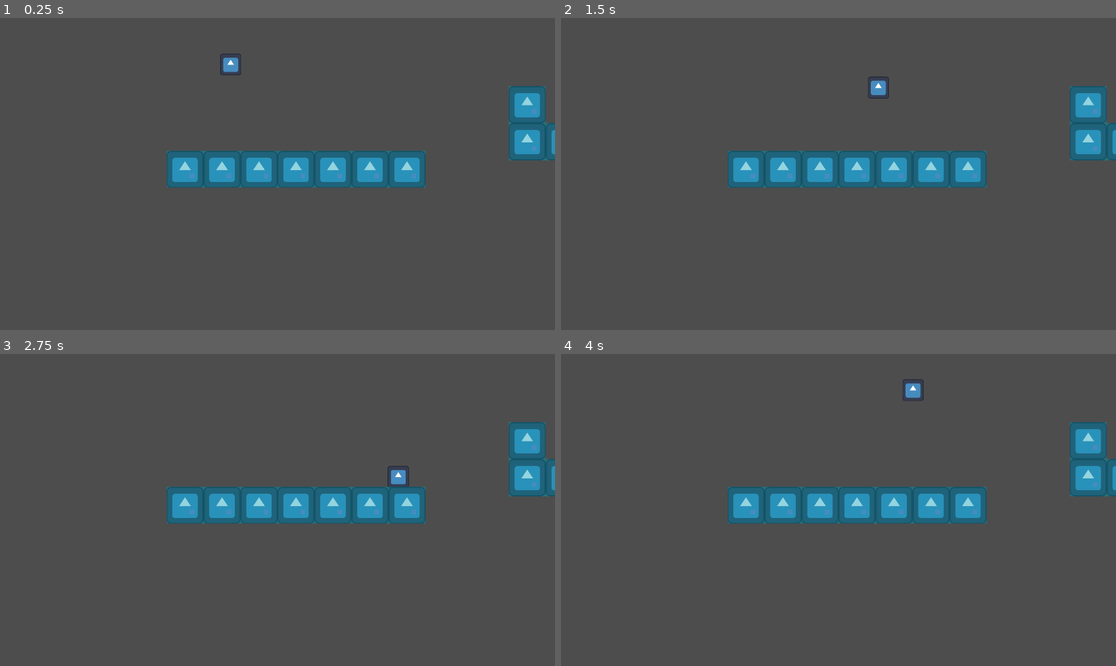
Above: before the commit, frames 1-4 (two rows, left to right).
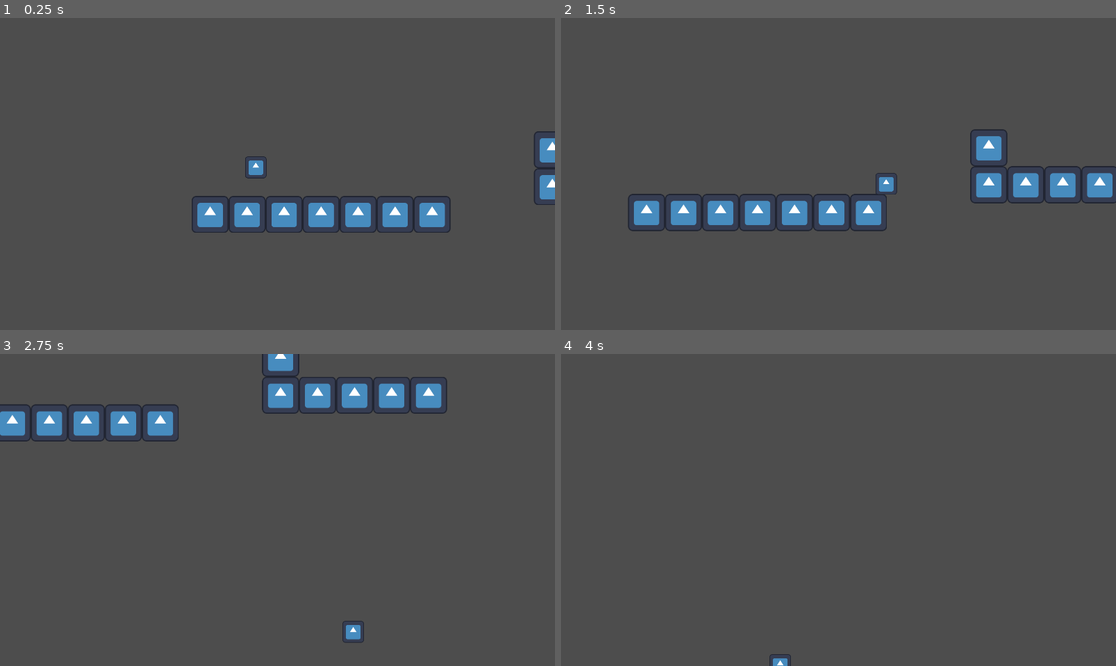
Above: after the commit, the same moments.

Repository: rishitkhare/GMTK-2023
Game: Godot game, scene res://Scenes/node_2d.tscn
Same seed, same stepped clock (60 frames per second), same inputs: the game is played once before the commit and once after it. The engine's default icon, where the game draws it, is replaced by a stand-in: a white triangle on a blue panel in a dark square.
Inputs:
- Up to frame 1 (0.25 s): no input
- Up to frame 2 (1.5 s): hold D (playermove_right) 0.53-1.28 s; tap Space (jump_key) at 0.77 s; hold S (playermove_down) from 1.28 s (still down)
- Up to frame 3 (2.75 s): tap Space (jump_key) at 1.52 s; release S (playermove_down) at 2.03 s; hold D (playermove_right) from 2.03 s (still down)
- Up to frame 4 (4 s): release D (playermove_right) at 2.78 s; hold W (playermove_up) 2.78-3.53 s; tap Space (jump_key) at 3.02, 3.77 s; hold A (playermove_left) from 3.53 s (still down)

The runs differ from the first frame. In frame 1, 11% of the frame differs, in the area x 30-100%, y 11-69%; in frame 2, 13%, in the area x 12-100%, y 18-69%; in frame 3, 13%; in frame 4, 7.6%.

Commit message:
[ss] GameManager
add GameManager singleton,
add camera movement

Diff:
--- /dev/null
+++ b/Scenes/camera_movement.gd
@@ -0,0 +1,16 @@
+extends Camera2D
+
+@onready var velocity : Vector2 = Vector2.ZERO
+@export var DRAG_FACTOR = 0.05
+
+# Called when the node enters the scene tree for the first time.
+func _ready():
+	GameManager.register_camera(self)
+
+
+# Called every frame. 'delta' is the elapsed time since the previous frame.
+func _process(delta):
+	var target_position : Vector2 = GameManager.character.position
+	var distance_left : Vector2 = target_position - self.position
+	velocity = distance_left.normalized() * distance_left.length() * DRAG_FACTOR
+	self.position += velocity
--- a/Scenes/node_2d.tscn
+++ b/Scenes/node_2d.tscn
@@ -1,5 +1,6 @@
-[gd_scene load_steps=5 format=3 uid="uid://0e5id6mu7pi4"]
-
+[gd_scene load_steps=6 format=3 uid="uid://0e5id6mu7pi4"]
+
+[ext_resource type="Script" path="res://Scenes/camera_movement.gd" id="2_l5wc4"]
 [ext_resource type="Texture2D" uid="uid://d2htuvqdsc872" path="res://icon.svg" id="2_mmqa1"]
 [ext_resource type="PackedScene" uid="uid://bdrd5tjf7acox" path="res://Scenes/character_player.tscn" id="3_fqveo"]
 
@@ -8,7 +9,7 @@
 0:0/0 = 0
 0:0/0/physics_layer_0/linear_velocity = Vector2(0, 0)
 0:0/0/physics_layer_0/angular_velocity = 0.0
-0:0/0/physics_layer_0/polygon_0/points = PackedVector2Array(-8, -8, 8, -8, 8, 8, -8, 8)
+0:0/0/physics_layer_0/polygon_0/points = PackedVector2Array(-5, -4.125, 8, -8, 8, 8, -8, 8)
 1:0/0 = 0
 1:0/0/physics_layer_0/linear_velocity = Vector2(0, 0)
 1:0/0/physics_layer_0/angular_velocity = 0.0
@@ -36,7 +37,7 @@
 7:0/0 = 0
 7:0/0/physics_layer_0/linear_velocity = Vector2(0, 0)
 7:0/0/physics_layer_0/angular_velocity = 0.0
-7:0/0/physics_layer_0/polygon_0/points = PackedVector2Array(-8, -8, 8, -8, 8, 8, -8, 8)
+7:0/0/physics_layer_0/polygon_0/points = PackedVector2Array(-8, -8, 3.875, -3.75, 8, 8, -8, 8)
 0:1/0 = 0
 0:1/0/physics_layer_0/linear_velocity = Vector2(0, 0)
 0:1/0/physics_layer_0/angular_velocity = 0.0
@@ -188,6 +189,7 @@
 5:5/0 = 0
 5:5/0/physics_layer_0/linear_velocity = Vector2(0, 0)
 5:5/0/physics_layer_0/angular_velocity = 0.0
+5:5/0/physics_layer_0/polygon_0/points = PackedVector2Array(-8, -8, 8, -8, 8, 8, -8, 8)
 6:5/0 = 0
 6:5/0/physics_layer_0/linear_velocity = Vector2(0, 0)
 6:5/0/physics_layer_0/angular_velocity = 0.0
@@ -231,7 +233,7 @@
 0:7/0 = 0
 0:7/0/physics_layer_0/linear_velocity = Vector2(0, 0)
 0:7/0/physics_layer_0/angular_velocity = 0.0
-0:7/0/physics_layer_0/polygon_0/points = PackedVector2Array(-8, -8, 8, -8, 8, 8, -8, 8)
+0:7/0/physics_layer_0/polygon_0/points = PackedVector2Array(-8, -8, 8, -8, 8, 8, -3, 3.375)
 1:7/0 = 0
 1:7/0/physics_layer_0/linear_velocity = Vector2(0, 0)
 1:7/0/physics_layer_0/angular_velocity = 0.0
@@ -259,7 +261,7 @@
 7:7/0 = 0
 7:7/0/physics_layer_0/linear_velocity = Vector2(0, 0)
 7:7/0/physics_layer_0/angular_velocity = 0.0
-7:7/0/physics_layer_0/polygon_0/points = PackedVector2Array(-8, -8, 8, -8, 8, 8, -8, 8)
+7:7/0/physics_layer_0/polygon_0/points = PackedVector2Array(-8, -8, 8, -8, 3.5, 3, -8, 8)
 
 [sub_resource type="TileSet" id="TileSet_qwi6v"]
 physics_layer_0/collision_layer = 1
@@ -269,11 +271,12 @@
 
 [node name="Ground" type="TileMap" parent="."]
 tile_set = SubResource("TileSet_qwi6v")
-collision_visibility_mode = 1
 format = 2
 layer_0/tile_data = PackedInt32Array(-262168, 0, 0, -196632, 0, 1, -131096, 0, 2, -65560, 0, 3, -24, 0, 4, 65512, 0, 5, …(15442 unchanged characters)…
 
 [node name="Camera2D" type="Camera2D" parent="."]
+script = ExtResource("2_l5wc4")
 
 [node name="CharacterBody2D" parent="." instance=ExtResource("3_fqveo")]
 position = Vector2(-162, -380)
+movement_setting = 1
--- a/project.godot
+++ b/project.godot
@@ -15,10 +15,15 @@
 config/features=PackedStringArray("4.1", "GL Compatibility")
 config/icon="res://icon.svg"
 
+[autoload]
+
+GameManager="*res://scripts/game_manager.gd"
+
 [display]
 
 window/size/viewport_width=1920
 window/size/viewport_height=1080
+window/size/mode=1
 
 [dotnet]
 
--- a/scripts/character_controller.gd
+++ b/scripts/character_controller.gd
@@ -48,6 +48,9 @@
 
 @onready var rc_left : RayCast2D = $Raycasts/Left
 @onready var rc_right : RayCast2D = $Raycasts/Right
+
+func _ready():
+	GameManager.register_character(self)
 
 func _physics_process(_delta):
 	if(!frozen):
--- /dev/null
+++ b/scripts/game_manager.gd
@@ -0,0 +1,20 @@
+extends Node
+
+@onready var character : CharacterBody2D
+@onready var camera : Camera2D
+
+# Called when the node enters the scene tree for the first time.
+func _ready():
+
+	pass # Replace with function body.
+
+
+# Called every frame. 'delta' is the elapsed time since the previous frame.
+func _process(delta):
+	pass
+
+func register_character(_character : CharacterBody2D):
+	self.character = _character
+
+func register_camera(_camera : Camera2D):
+	self.camera = _camera
